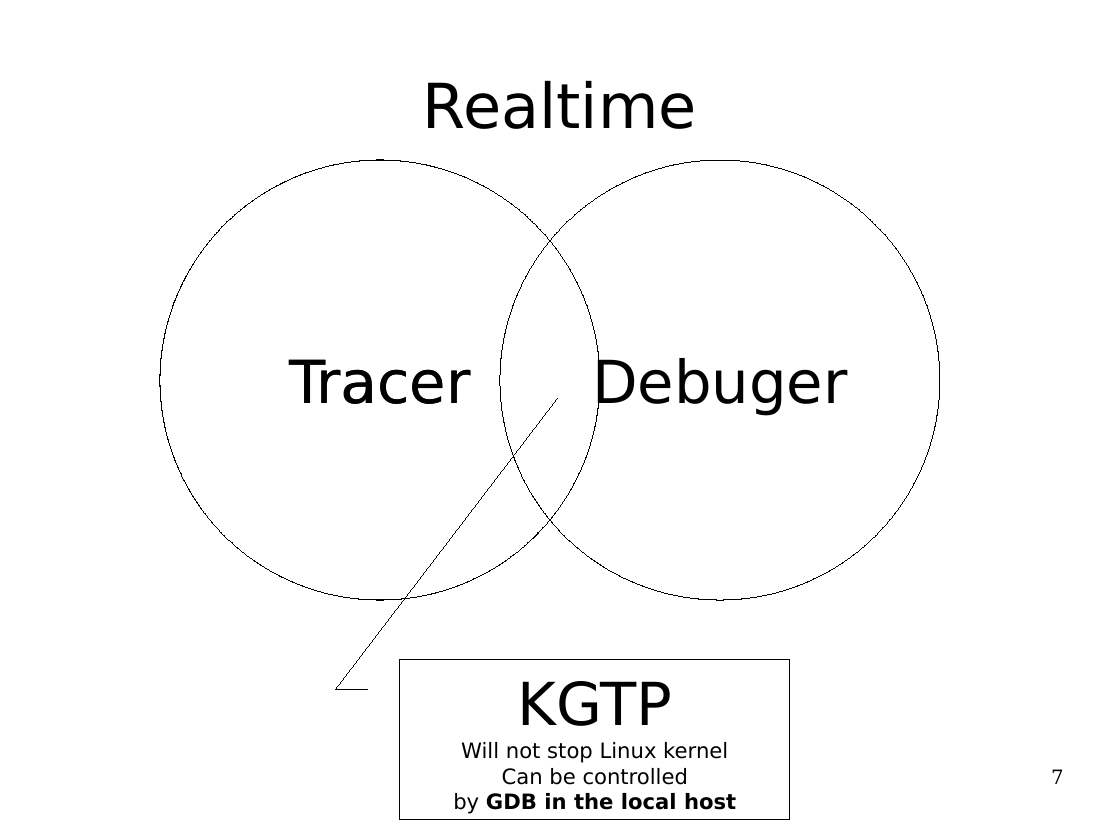
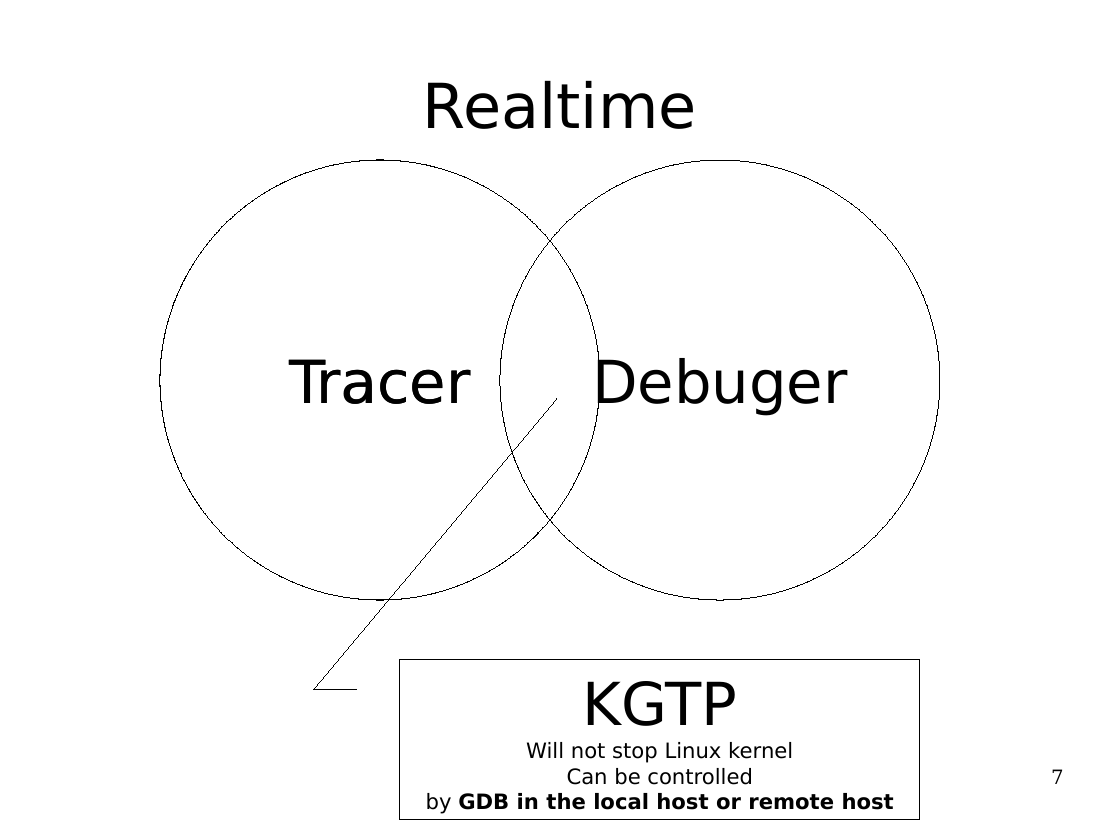
Before and after one commit to teawater/kgtp-misc, a slide deck: slide 7 of show/introduce/kgtpen.odp. Drawn at 1120x840 pixels with LibreOffice and Linux fonts; fonts in the diff are those of the drawing. Boxes give left, top, right and bottom in pixels: in the first picture for what was removed or moved away, otherwise in the second. Text is boxed around its words. In the diff, an @@ line names an element or a change of style, - is before the commit and + after.

```diff
--- a/show/introduce/kgtpen.odp
+++ b/show/introduce/kgtpen.odp
@@ border callout "KGTP": place and size @@
-border callout "KGTP" at <box>400,661,791,820</box>
+border callout "KGTP" at <box>400,661,921,820</box>
@@ border callout "KGTP" at <box>400,661,921,820</box>: proportions changed @@
@@ text in border callout at <box>426,793,894,814</box>: text changed @@
-by GDB in the local host
+by GDB in the local host or remote host
```
Also in this commit, not shown: 1 other file.
